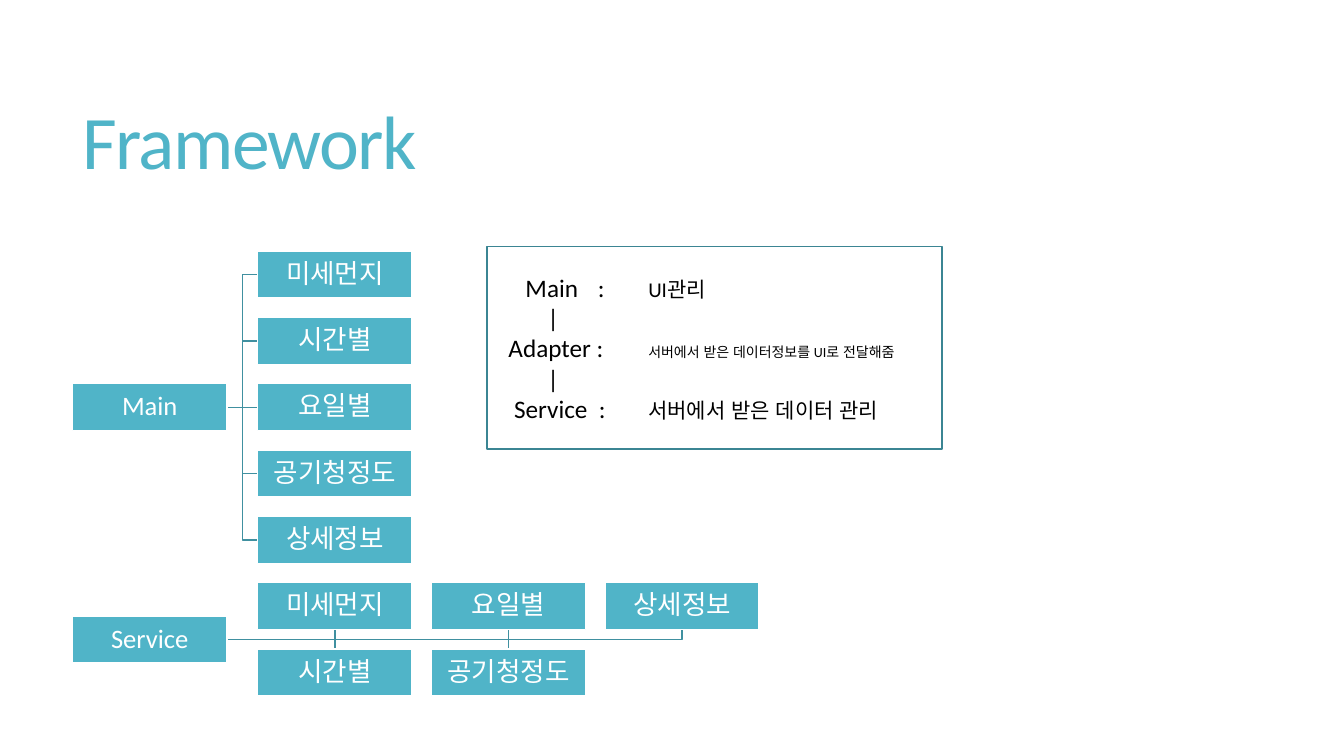
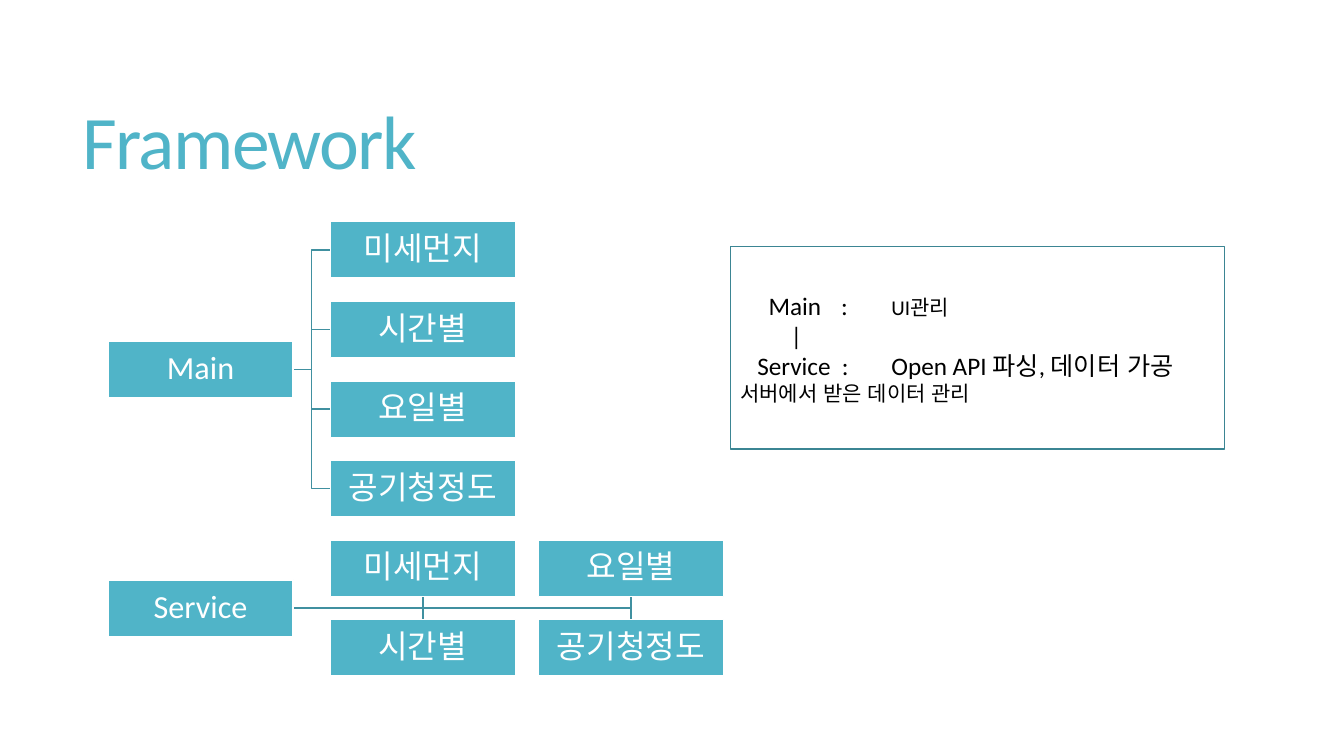
Before and after one commit to 1TAEK/ScriptLanguage-TermProject, a slide deck: slide 10 of 기획/2019스크립트언어 ㅌㅌ팀 기획발표.pptx (slide 6 before the commit). Drawn at 1344x756 pixels with LibreOffice and Linux fonts; fonts in the diff are those of the drawing. Boxes give left, top, right and bottom in pixels: in the first picture for what was removed or moved away, otherwise in the second. Text is boxed around its words. In the diff, an @@ line names an element or a change of style, - is before the commit and + after.

```diff
--- a/기획/2019스크립트언어 ㅌㅌ팀 기획발표.pptx
+++ b/기획/2019스크립트언어 ㅌㅌ팀 기획발표.pptx
@@ text "미세먼지": place and size @@
-text "미세먼지" at [286, 261, 384, 285]
+text "미세먼지" at [363, 233, 482, 263]
@@ rectangle: place and size @@
-rectangle at [258, 251, 412, 298]
+rectangle at [331, 222, 516, 278]
@@ freeform shape: place and size @@
-freeform shape at [227, 274, 258, 407]
+freeform shape at [293, 250, 331, 369]
@@ rectangle "Main : UI관리": place and size @@
-rectangle "Main : UI관리" at [487, 247, 942, 450]
+rectangle "Main : UI관리" at [731, 247, 1225, 450]
@@ text "시간별": place and size @@
-text "시간별" at [298, 327, 371, 351]
+text "시간별" at [378, 313, 467, 343]
@@ rectangle: place and size @@
-rectangle at [258, 318, 412, 365]
+rectangle at [331, 301, 516, 358]
@@ text "Main": place and size @@
-text "Main" at [122, 397, 177, 415]
+text "Main" at [167, 357, 234, 379]
@@ rectangle: place and size @@
-rectangle at [73, 384, 227, 432]
+rectangle at [108, 341, 293, 397]
@@ freeform shape: place and size @@
-freeform shape at [227, 402, 258, 412]
+freeform shape at [293, 330, 331, 369]
@@ text in rectangle at [740, 354, 1173, 403]: text changed; size 10 to 18 pt @@
-Adapter : 서버에서 받은 데이터정보를 UI로 전달해줌
-|
-Service : 서버에서 받은 데이터 관리
+Service : Open API 파싱, 데이터 가공
+서버에서 받은 데이터 관리
@@ freeform shape: place and size @@
-freeform shape at [227, 407, 258, 540]
+freeform shape at [293, 369, 331, 488]
@@ freeform shape: place and size @@
-freeform shape at [227, 341, 258, 407]
+freeform shape at [293, 369, 331, 408]
@@ text "요일별": place and size @@
-text "요일별" at [298, 393, 371, 417]
+text "요일별" at [378, 392, 467, 421]
@@ rectangle: place and size @@
-rectangle at [258, 384, 412, 432]
+rectangle at [331, 381, 516, 438]
@@ text "공기청정도": place and size @@
-text "공기청정도" at [274, 460, 396, 484]
+text "공기청정도" at [349, 472, 497, 502]
@@ rectangle: place and size @@
-rectangle at [258, 451, 412, 498]
+rectangle at [331, 461, 516, 517]
@@ text "미세먼지": place and size @@
-text "미세먼지" at [286, 592, 384, 616]
+text "미세먼지" at [363, 551, 482, 581]
@@ rectangle: place and size @@
-rectangle at [258, 516, 412, 564]
+rectangle at [331, 540, 516, 597]
@@ size 19 to 23 pt; more space between paragraphs in 10 elements at [378, 392, 467, 421], [154, 596, 248, 618], [378, 313, 467, 343], [349, 472, 497, 502], [167, 357, 234, 379], [363, 233, 482, 263], [378, 631, 467, 661], [363, 551, 482, 581], [557, 631, 705, 661], [587, 551, 676, 580] @@
@@ text "요일별": place and size @@
-text "요일별" at [472, 592, 545, 616]
+text "요일별" at [587, 551, 676, 580]
@@ rectangle: place and size @@
-rectangle at [605, 583, 759, 630]
+rectangle at [538, 540, 724, 597]
@@ text "Service": place and size @@
-text "Service" at [111, 630, 188, 648]
+text "Service" at [154, 596, 248, 618]
@@ rectangle: place and size @@
-rectangle at [73, 616, 227, 663]
+rectangle at [108, 580, 293, 636]
@@ freeform shape: place and size @@
-freeform shape at [227, 634, 335, 644]
+freeform shape at [293, 597, 423, 608]
@@ freeform shape: place and size @@
-freeform shape at [227, 625, 508, 635]
+freeform shape at [293, 597, 631, 608]
@@ group removed at [227, 407, 731, 697]: 2 freeform shapes, 2 texts, 2 rectangles @@
-상세정보
-상세정보
@@ freeform shape: place and size @@
-freeform shape at [227, 625, 683, 635]
+freeform shape at [293, 608, 631, 619]
@@ freeform shape: place and size @@
-freeform shape at [227, 625, 335, 635]
+freeform shape at [293, 608, 423, 619]
@@ text "시간별": place and size @@
-text "시간별" at [298, 659, 371, 683]
+text "시간별" at [378, 631, 467, 661]
@@ rectangle: place and size @@
-rectangle at [432, 649, 586, 697]
+rectangle at [331, 620, 516, 677]
@@ text "공기청정도": place and size @@
-text "공기청정도" at [447, 659, 569, 683]
+text "공기청정도" at [557, 631, 705, 661]
@@ rectangle: place and size @@
-rectangle at [432, 583, 586, 630]
+rectangle at [538, 620, 724, 677]
```
Also in this commit, not shown: 4 other slides changed, 4 slides added.
